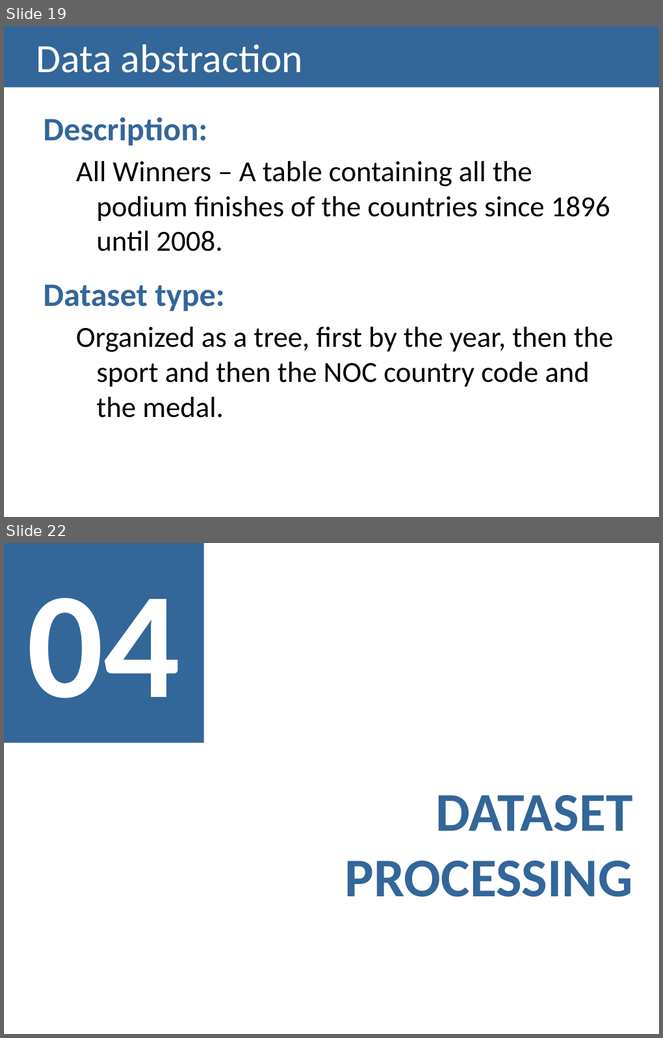
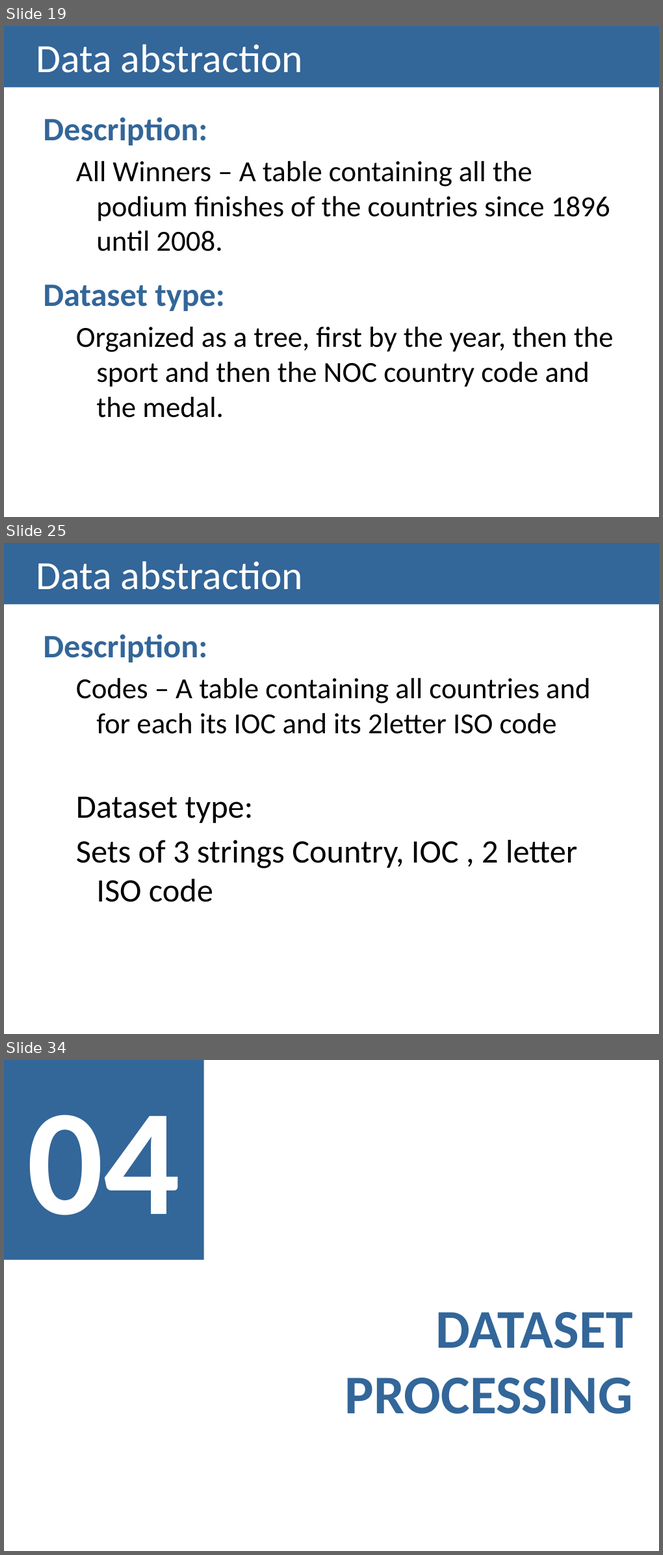
Before and after one commit to carboned4/V_I_2015_1, a slide deck: checkpoint2/G01A - Checkpoint2 Presentation.pptx. Shown one above the other, each under a label of ours: slides 19 and 22 before the commit, slides 19, 25 and 34 after it; the slides between them are not shown. The pictures are 663x1038 and 663x1555 pixels, drawn with LibreOffice and Linux fonts; fonts in the diff are those of the drawing. Boxes give left, top, right and bottom in pixels: in the first picture for what was removed or moved away, otherwise in the second. Text is boxed around its words. In the diff, an @@ line names an element or a change of style, - is before the commit and + after.

```diff
--- a/checkpoint2/G01A - Checkpoint2 Presentation.pptx
+++ b/checkpoint2/G01A - Checkpoint2 Presentation.pptx
@@ slide 25 added at (x1=4, y1=543, x2=659, y2=1034), background #FFFFFF @@
@@ title added at (x1=4, y1=543, x2=659, y2=605), fill #336699, 44 pt, text #FFFFFF @@
+Data abstraction
@@ text added at (x1=43, y1=634, x2=591, y2=902), 32 pt, text #000000 @@
+Description:
+  Codes – A table containing all countries and for each its IOC and its 2letter ISO code
+  Dataset type:
+  Sets of 3 strings Country, IOC , 2 letter ISO code
@@ what was slide 22 is now slide 34 @@
```
Also in this commit, not shown: 1 slide changed, 12 other slides added, 1 slide removed.
